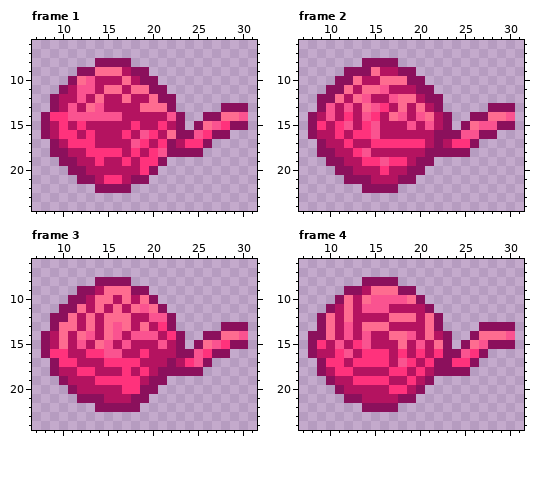
Two versions of one pixel-art file, Assets/Assety/PLAYER_wloczka/klebek/odwijanie_zawijanie/wloczka10_spin_anim.aseprite. Above: the version before the commit.
32x32 pixels, 8 frames. Shown: frame 1: x 7..31, y 6..24; frame 2: x 7..31, y 6..24; frame 3: x 7..31, y 6..24; frame 4: x 7..31, y 6..24. The old version is drawn lined up with the new one. The commit also changed other frames, which this record leaves out.
Now the later version:
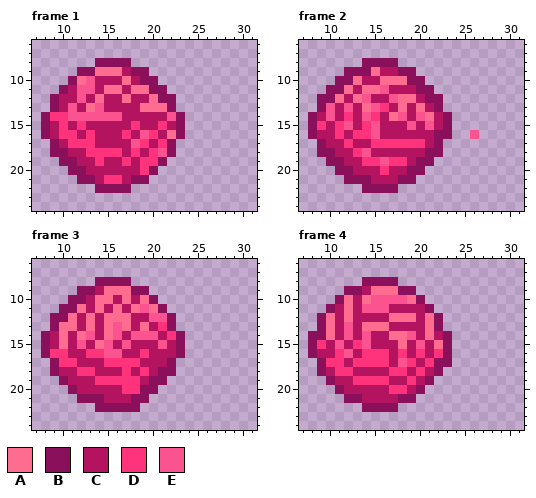
Palette (. is transparent): A #fe6c90  B #8b105c  C #b41360  D #ff327c  E #fa5390
The exact change:
whole drawing moved by -1,-2 (the old picture is shown already moved)
Frame 1:
y 13: x 28..30 BBB -> ...
y 14: x 26..30 BBAAE -> .....
y 15: x 25..30 BAEDBB -> ......
y 16: x 24..28 BEDBB -> .....
y 17: x 23..26 CDDB -> ....
y 18: x 23..25 BBB -> ...
Frame 2:
y 13: x 28..30 BBB -> ...
y 14: x 26..30 BBAAE -> .....
y 15: x 25..30 BAEEBB -> ......
y 16: x 24..25 BE -> ..; x 27..28 BB -> ..
y 17: x 23..26 CDDB -> ....
y 18: x 23..25 BBB -> ...
Frame 3:
y 13: x 28..30 BBB -> ...
y 14: x 26..30 BBAAE -> .....
y 15: x 25..30 BAEDBB -> ......
y 16: x 24..28 BEDBB -> .....
y 17: x 23..26 CDEB -> ....
y 18: x 23..25 BBB -> ...
Frame 4:
y 13: x 27..30 BBBB -> ....
y 14: x 26..30 BAAAE -> .....
y 15: x 25..30 BAEBBB -> ......
y 16: x 24..27 BEDB -> ....
y 17: x 24..26 DDB -> ...
y 18: x 23..25 BBB -> ...
Where, in picture pixels (left, top, right, bottom), the same in both pictures:
erased: (176, 103, 248, 157)
erased: (443, 103, 515, 157)
erased: (176, 322, 248, 376)
erased: (443, 322, 515, 376)
